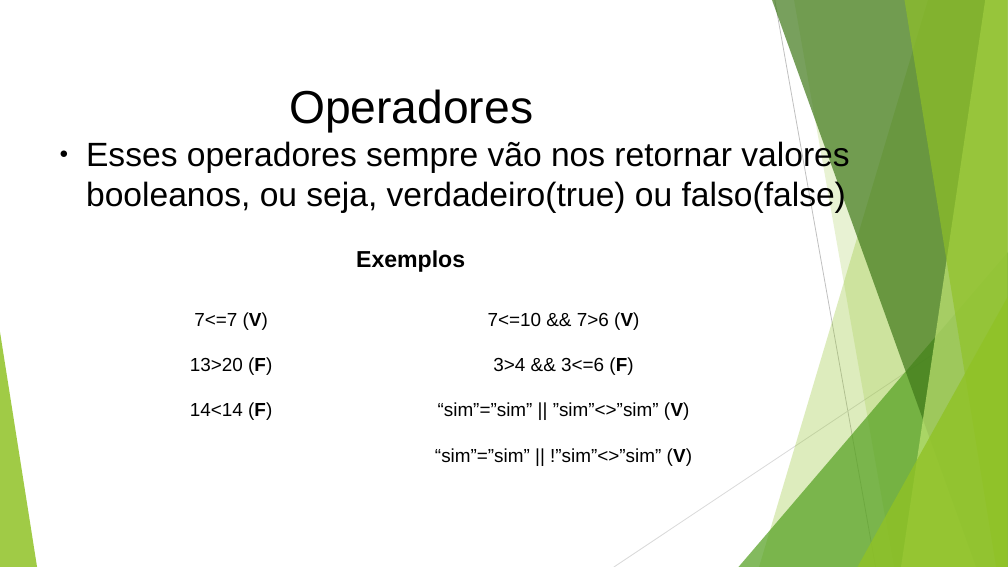
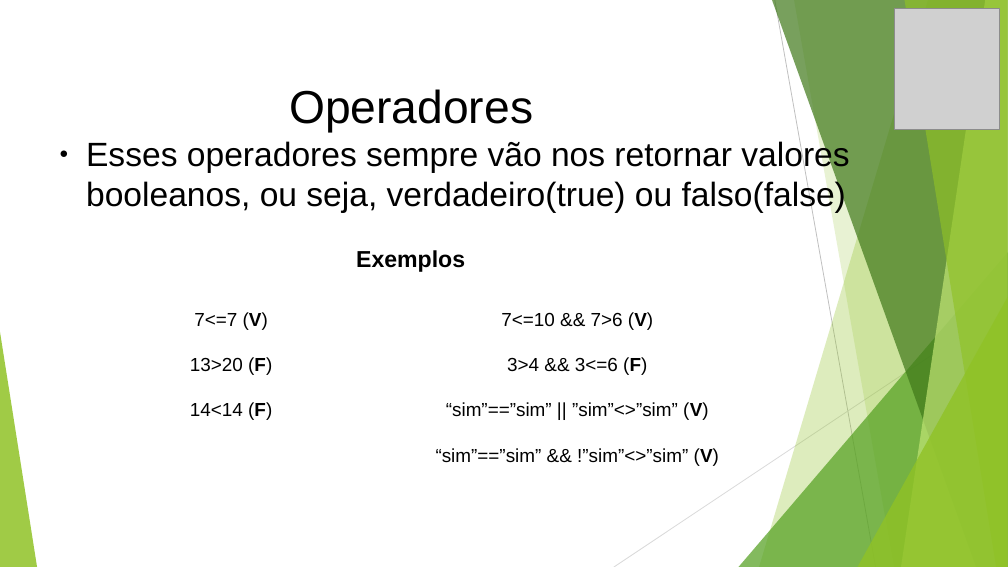
Before and after one commit to profdouglasifsp/LOG-estruturasDeDecisao, a slide deck: slide 8 of logicaDeProgramacaoEstruturasDeDecisao.odp. Drawn at 1008x567 pixels with LibreOffice and Linux fonts; fonts in the diff are those of the drawing; grey boxes stand for pictures. Boxes give left, top, right and bottom in pixels: in the first picture for what was removed or moved away, otherwise in the second. Text is boxed around its words. In the diff, an @@ line names an element or a change of style, - is before the commit and + after.

```diff
--- a/logicaDeProgramacaoEstruturasDeDecisao.odp
+++ b/logicaDeProgramacaoEstruturasDeDecisao.odp
@@ picture added at box(895, 8, 1000, 130) @@
@@ text at box(436, 402, 719, 466): text changed @@
-“sim”=”sim” || ”sim”<>”sim” (V)
-“sim”=”sim” || !”sim”<>”sim” (V)
+“sim”==”sim” || ”sim”<>”sim” (V)
+“sim”==”sim” && !”sim”<>”sim” (V)
```
Also in this commit, not shown: 23 other slides changed, 5 other files.
